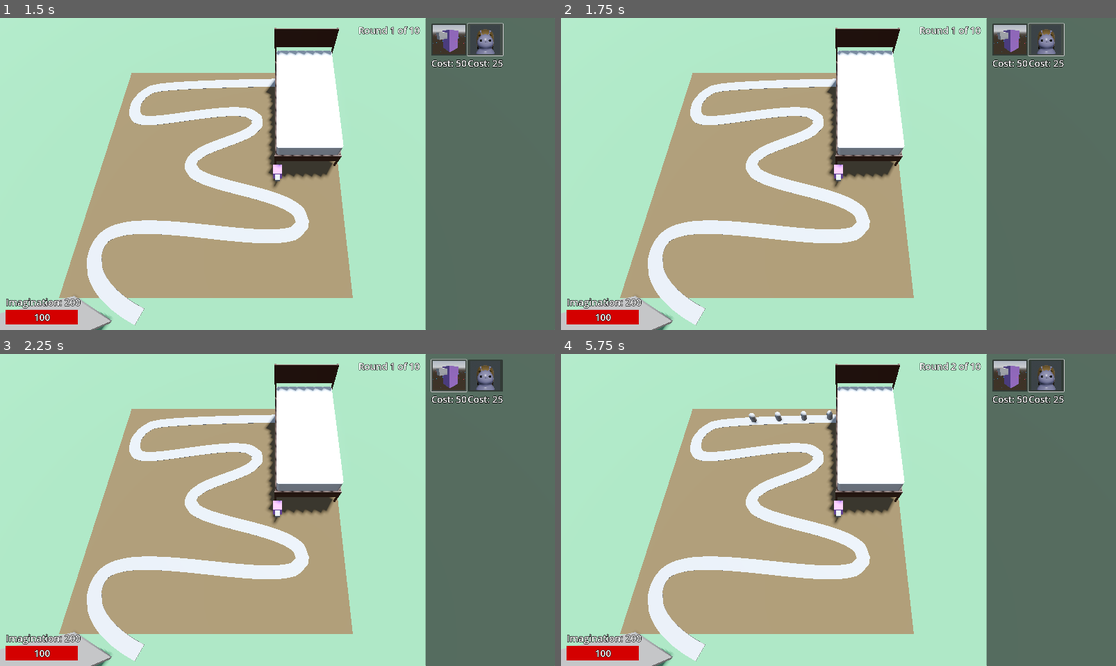
Above: before the commit, frames 1-4 (two rows, left to right).
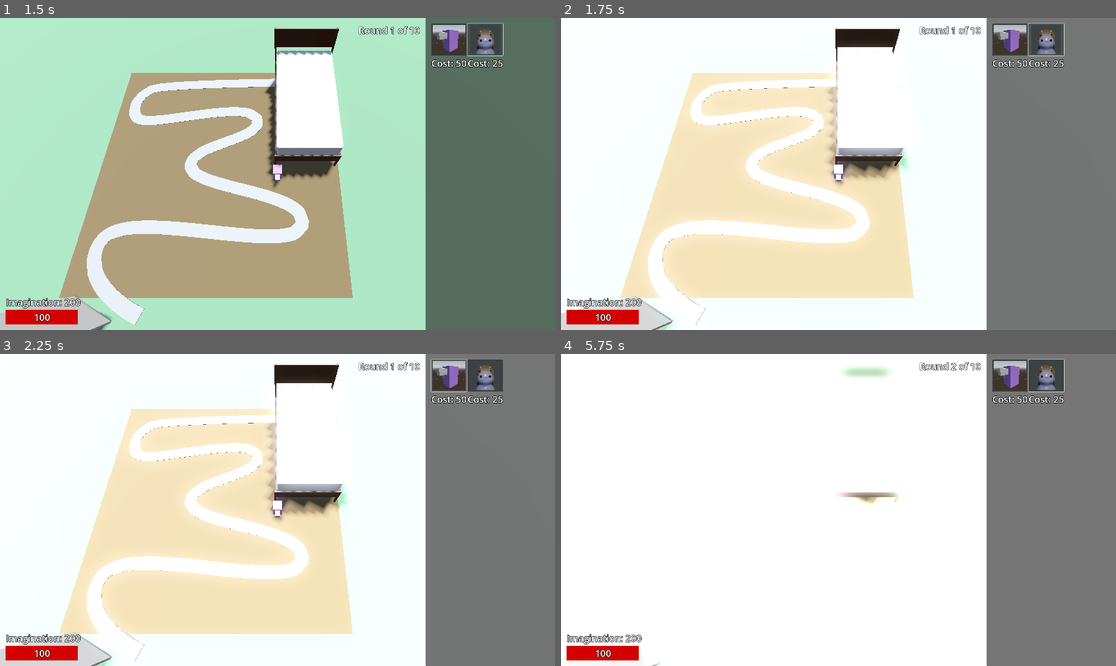
Above: after the commit, the same moments.

Repository: ellebell43/imagination-defense
Game: Godot game, scene res://levels/test-level.tscn
Two runs of this game, one before a commit and one after it. Both use one fixed random seed, a clock stepped at 60 frames per second and the inputs below.
Inputs (mouse positions are in pixels of both pictures, inside the frame that each line leads up to):
- Up to frame 1 (1.5 s): click (449, 39) at 0.5 s; click (482, 39) at 1.25 s
- Up to frame 2 (1.75 s): no input
- Up to frame 3 (2.25 s): click (449, 375) at 2 s
- Up to frame 4 (5.75 s): click (1043, 375) at 2.75 s; click (1010, 375) at 3.5 s; click (1043, 375) at 4.25 s; move the mouse to (960, 494) at 5.02 s

Frame 1 is identical in both runs. In frame 2, 87% of the frame differs, in the area x 0-100%, y 0-100%; in frame 3, 87%; in frame 4, 89%.

Commit message:
figuring out pip

Diff:
--- /dev/null
+++ b/assets/shaders/metaball3d.gdshader
@@ -0,0 +1,130 @@
+shader_type spatial;
+render_mode unshaded, cull_disabled, depth_draw_opaque ;
+
+const int n_balls = 8;
+uniform vec3 ball_pos[n_balls];
+uniform float radi[n_balls];
+uniform float blend_r;
+const float EPS = 1e-3;
+
+
+uniform vec3 base_color : source_color;
+uniform vec3 fresnel_color : source_color;
+uniform float fresnel_strength;
+uniform float fresnel_emition;
+uniform float alpha = 1.0;
+
+
+bool ray_box_intersect(vec3 ray_origin, vec3 ray_dir,vec3 b_min, vec3 b_max, out float t_min, out float t_max){
+
+
+	vec3 t1 = (b_min - ray_origin)/ray_dir;
+	vec3 t2 = (b_max - ray_origin)/ray_dir;
+
+	vec3 t_min_vec = min(t1,t2);
+	vec3 t_max_vec = max(t1,t2);
+
+	t_max =min(t_max_vec.x ,min(t_max_vec.y, t_max_vec.z));
+	t_min =max(t_min_vec.x ,max(t_min_vec.y, t_min_vec.z));
+	//if (t_min < 0.0){
+		//return false;
+	//}
+
+	if (t_max < t_min){
+		return false;
+	}
+	return true;
+	}
+
+
+float s_min(float a, float b, float k){
+ 	float h = clamp(0.5 + 0.5 * (b - a) / k, 0.0, 1.0);
+    return mix(b, a, h) - k * h * (1.0 - h);
+}
+
+float sdf_metaballs(vec3 p){
+	float fields[n_balls];
+
+	for (int i = 0; i < n_balls; i++){
+		fields[i] = length(p - ball_pos[i]) - radi[i];
+	}
+	float d = fields[0];
+	for (int i = 0; i < n_balls; i++){
+		d = s_min(d,fields[i], blend_r);
+	}
+	return d;
+
+}
+
+vec3 estimate_normal(vec3 p) {
+    float dx = sdf_metaballs(p + vec3( EPS, 0.0, 0.0)) -
+               sdf_metaballs(p - vec3( EPS, 0.0, 0.0));
+
+    float dy = sdf_metaballs(p + vec3(0.0,  EPS, 0.0)) -
+               sdf_metaballs(p - vec3(0.0,  EPS, 0.0));
+
+    float dz = sdf_metaballs(p + vec3(0.0, 0.0,  EPS)) -
+               sdf_metaballs(p - vec3(0.0, 0.0,  EPS));
+
+    return normalize(vec3(dx, dy, dz));
+}
+
+
+bool ray_march(vec3 ray_origin, vec3 ray_dir, float t_min, float t_max, out vec3 p) {
+	float t = t_min;
+    const int MAX_STEPS = 64;
+    for (int i = 0; i < MAX_STEPS; i++) {
+        p = ray_origin + t * ray_dir;
+        float d = sdf_metaballs(p);    // distance to surface
+        if (d < 0.001) {               // hit!
+            return true;
+        }
+        t += d;                        // advance by the distance field
+        if (t > t_max)
+			break;
+    }
+	return false;
+}
+
+vec3 fresnel_glow(float amount, float intensity, vec3 color, vec3 normal, vec3 view)
+{
+	return pow((1.0 - dot(normalize(normal), normalize(view))), amount) * color * intensity;
+}
+
+
+
+void fragment() {
+
+	vec3 world_position = (INV_VIEW_MATRIX * vec4(VERTEX, 1.0)).xyz;
+	vec3 ray_origin = CAMERA_POSITION_WORLD;
+	vec3 ray_dir = normalize(world_position - ray_origin);
+
+    ray_origin = (inverse(MODEL_MATRIX) * vec4(ray_origin, 1.0)).xyz;
+    ray_dir    = normalize((inverse(MODEL_MATRIX) * vec4(ray_dir, 0.0)).xyz);
+
+    // 2. Find where the ray enters and exits the cube (ray–box intersection)
+    float t_min, t_max;
+    if (!ray_box_intersect(ray_origin, ray_dir, vec3(-0.5), vec3(0.5), t_min, t_max))
+        discard;
+	// keep cull_disabled
+	if (!FRONT_FACING && t_min > 0.0) {
+	    discard;          // skip back faces only when the eye is outside
+	}
+          // misses the box
+    // 3. March the ray through the SDF field
+	vec3 p = vec3(0);
+	if(!ray_march(ray_origin, ray_dir, t_min, t_max, p))
+		discard;
+
+
+	vec3 normals = estimate_normal(p);
+	NORMAL  = normals;
+	vec3 fresnel = fresnel_glow(fresnel_strength, fresnel_emition, fresnel_color, NORMAL, normalize(-ray_dir));
+	ALBEDO = base_color + fresnel;
+	ALPHA = alpha;
+    vec4 world_p = MODEL_MATRIX * vec4(p, 1.0);
+
+    vec4 clip_p  = PROJECTION_MATRIX * VIEW_MATRIX * world_p;
+    float depth  = clip_p.z / clip_p.w;     // −1 … 1
+    DEPTH = depth ;       //  0 … 1  //  0 … 1
+	}
--- /dev/null
+++ b/assets/textures/metaball3d.tres
@@ -0,0 +1,15 @@
+[gd_resource type="ShaderMaterial" load_steps=2 format=3 uid="uid://c2hdl5467x7h3"]
+
+[ext_resource type="Shader" uid="uid://4kvrv3o4psx7" path="res://assets/shaders/metaball3d.gdshader" id="1_lmlh6"]
+
+[resource]
+render_priority = 0
+shader = ExtResource("1_lmlh6")
+shader_parameter/ball_pos = PackedVector3Array(0, 0, 0, 0, 0, 0, 0, 0, 0, 0, 0, 0, 0, 0, 0, 0, 0, 0, 0, 0, 0, 0, 0, 0)
+shader_parameter/radi = PackedFloat32Array(0, 0, 0, 0, 0, 0, 0, 0)
+shader_parameter/blend_r = 0.0
+shader_parameter/base_color = Color(0, 0, 0, 1)
+shader_parameter/fresnel_color = Color(0, 0, 0, 1)
+shader_parameter/fresnel_strength = 0.89
+shader_parameter/fresnel_emition = 0.505
+shader_parameter/alpha = 0.99
--- a/enemies/base-enemy/base-enemy.tscn
+++ b/enemies/base-enemy/base-enemy.tscn
@@ -16,6 +16,7 @@
 
 [node name="MeshInstance3D" type="MeshInstance3D" parent="."]
 transform = Transform3D(1, 0, 0, 0, 1, 0, 0, 0, 1, 0, 0.098, 0)
+visible = false
 mesh = SubResource("CapsuleMesh_tnqnu")
 skeleton = NodePath("../..")
 
--- /dev/null
+++ b/enemies/pip/metaball_3d.gd
@@ -0,0 +1,44 @@
+extends MeshInstance3D
+
+@export var motion_radius: float = 0.1
+@export var min_radius: float = 0.05
+@export var max_radius: float = 0.15
+@export var speed: float = 1.0
+@export var blend_r: float = 0.2
+const BALL_COUNT := 0
+
+var phases_pos: Array = []
+var phases_dir: Array = []
+var phases_rad: Array = []
+var mat: ShaderMaterial
+
+func _ready():
+	# Make sure we have a unique material instance
+	if get_surface_override_material(0) == null:
+		set_surface_override_material(0, mesh.surface_get_material(0).duplicate())
+	mat = get_surface_override_material(0)
+
+	# Random phases
+	for i in range(BALL_COUNT):
+		phases_pos.append(Vector3(randf() * TAU, randf() * TAU, randf() * TAU))
+		phases_dir.append(Vector3(randf_range(0.5, 1.5), randf_range(0.5, 1.5), randf_range(0.5, 1.5)))
+		phases_rad.append(randf() * TAU)
+
+	mat.set_shader_parameter("blend_r", blend_r)
+
+func _process(_delta: float):
+	var time = Time.get_ticks_msec() / 1000.0 * speed
+
+	var positions := PackedVector3Array()
+	var radii := PackedFloat32Array()
+
+	for i in range(BALL_COUNT):
+		var phase = phases_pos[i] + phases_dir[i] * time
+		var pos = Vector3(sin(phase.x), sin(phase.y * 1.2), sin(phase.z * 0.8)) * motion_radius
+		positions.append(pos)
+
+		var r_phase = phases_rad[i] + time
+		radii.append(lerp(min_radius, max_radius, 0.5 + 0.5 * sin(r_phase)))
+
+	mat.set_shader_parameter("ball_pos", positions)
+	mat.set_shader_parameter("radi", radii)
--- /dev/null
+++ b/enemies/pip/pip.gd
@@ -0,0 +1 @@
+extends Enemy
--- /dev/null
+++ b/enemies/pip/pip.tscn
@@ -0,0 +1,69 @@
+[gd_scene load_steps=11 format=3 uid="uid://dfdx4e1k08fh3"]
+
+[ext_resource type="Script" uid="uid://dk1m0riqhqhda" path="res://enemies/pip/pip.gd" id="1_mmwdq"]
+[ext_resource type="Material" uid="uid://c2hdl5467x7h3" path="res://assets/textures/metaball3d.tres" id="2_pwhsl"]
+[ext_resource type="Script" uid="uid://jllvd6586scy" path="res://enemies/pip/metaball_3d.gd" id="3_hhsa8"]
+
+[sub_resource type="StandardMaterial3D" id="StandardMaterial3D_mmwdq"]
+emission_enabled = true
+emission = Color(1, 1, 1, 1)
+
+[sub_resource type="SphereMesh" id="SphereMesh_pwhsl"]
+material = SubResource("StandardMaterial3D_mmwdq")
+
+[sub_resource type="ProceduralSkyMaterial" id="ProceduralSkyMaterial_mmwdq"]
+sky_horizon_color = Color(0.66224277, 0.6717428, 0.6867428, 1)
+ground_horizon_color = Color(0.66224277, 0.6717428, 0.6867428, 1)
+
+[sub_resource type="Sky" id="Sky_pwhsl"]
+sky_material = SubResource("ProceduralSkyMaterial_mmwdq")
+
+[sub_resource type="Environment" id="Environment_hhsa8"]
+background_mode = 2
+sky = SubResource("Sky_pwhsl")
+tonemap_mode = 2
+glow_enabled = true
+
+[sub_resource type="SphereMesh" id="SphereMesh_mmwdq"]
+material = ExtResource("2_pwhsl")
+radius = 1.0
+height = 2.0
+
+[sub_resource type="SphereShape3D" id="SphereShape3D_mmwdq"]
+radius = 0.1
+
+[node name="Pip" type="PathFollow3D"]
+loop = false
+script = ExtResource("1_mmwdq")
+
+[node name="glow" type="MeshInstance3D" parent="."]
+transform = Transform3D(0.028, 0, 0, 0, 0.028, 0, 0, 0, 0.028, 0, 0.098, 0)
+visible = false
+mesh = SubResource("SphereMesh_pwhsl")
+skeleton = NodePath("../Metaball3D")
+
+[node name="WorldEnvironment" type="WorldEnvironment" parent="."]
+environment = SubResource("Environment_hhsa8")
+
+[node name="DirectionalLight3D" type="DirectionalLight3D" parent="."]
+transform = Transform3D(-0.8660254, -0.43301278, 0.25, 0, 0.49999997, 0.86602545, -0.50000006, 0.75, -0.43301266, 0, 0, 0)
+shadow_enabled = true
+
+[node name="Metaball3D" type="MeshInstance3D" parent="."]
+transform = Transform3D(0.099, 0, 0, 0, 0.099, 0, 0, 0, 0.099, 0, 0.098, 0)
+mesh = SubResource("SphereMesh_mmwdq")
+skeleton = NodePath("../..")
+script = ExtResource("3_hhsa8")
+
+[node name="EnemyCollisionArea" type="Area3D" parent="."]
+transform = Transform3D(1, 0, 0, 0, 1, 0, 0, 0, 1, 0, 0.098, 0)
+collision_layer = 2
+collision_mask = 8
+
+[node name="CollisionShape3D" type="CollisionShape3D" parent="EnemyCollisionArea"]
+shape = SubResource("SphereShape3D_mmwdq")
+
+[node name="Camera3D" type="Camera3D" parent="."]
+transform = Transform3D(-0.9886071, 0, 0.15051892, 0, 1, 0, -0.15051892, 0, -0.9886071, 0.020975411, 0.09035103, -0.15229797)
+
+[connection signal="area_entered" from="EnemyCollisionArea" to="." method="_on_area_3d_area_entered"]
--- a/level-components/enemy-path/enemy-path.gd
+++ b/level-components/enemy-path/enemy-path.gd
@@ -1,7 +1,7 @@
 class_name EnemyPath
 extends Path3D
 
-enum EnemyType {TEST = -1, SHADOW = 1}
+enum EnemyType {TEST = -1, PIP = 1}
 
 @export var spawn_time := 2
 ## Defines the difficulty of the game. Max domain defines the total number of rounds and max value defines the maximum difficulty a round can be. Min domain and value need to remain at 1
@@ -31,6 +31,7 @@
 
 # Enemy scenes
 var base_enemy := preload("res://enemies/base-enemy/base-enemy.tscn") # EenemyType.TEST
+var pip_enemy := preload("res://enemies/pip/pip.tscn") # EenemyType.TEST
 
 func _ready() -> void:
 	spawn_timer.wait_time = spawn_time
@@ -58,6 +59,6 @@
 func _on_spawn_timer_timeout() -> void:
 	if in_round and spawn_count > 0:
 		spawn_count -= 1
-		var new_enemy: Enemy = base_enemy.instantiate()
+		var new_enemy: Enemy = pip_enemy.instantiate()
 		#new_enemy.speed *= current_difficulty
 		add_child(new_enemy)
Not shown, added: assets/shaders/metaball3d.gdshader.uid
Not shown, added: enemies/pip/metaball_3d.gd.uid
Not shown, added: enemies/pip/pip.gd.uid
